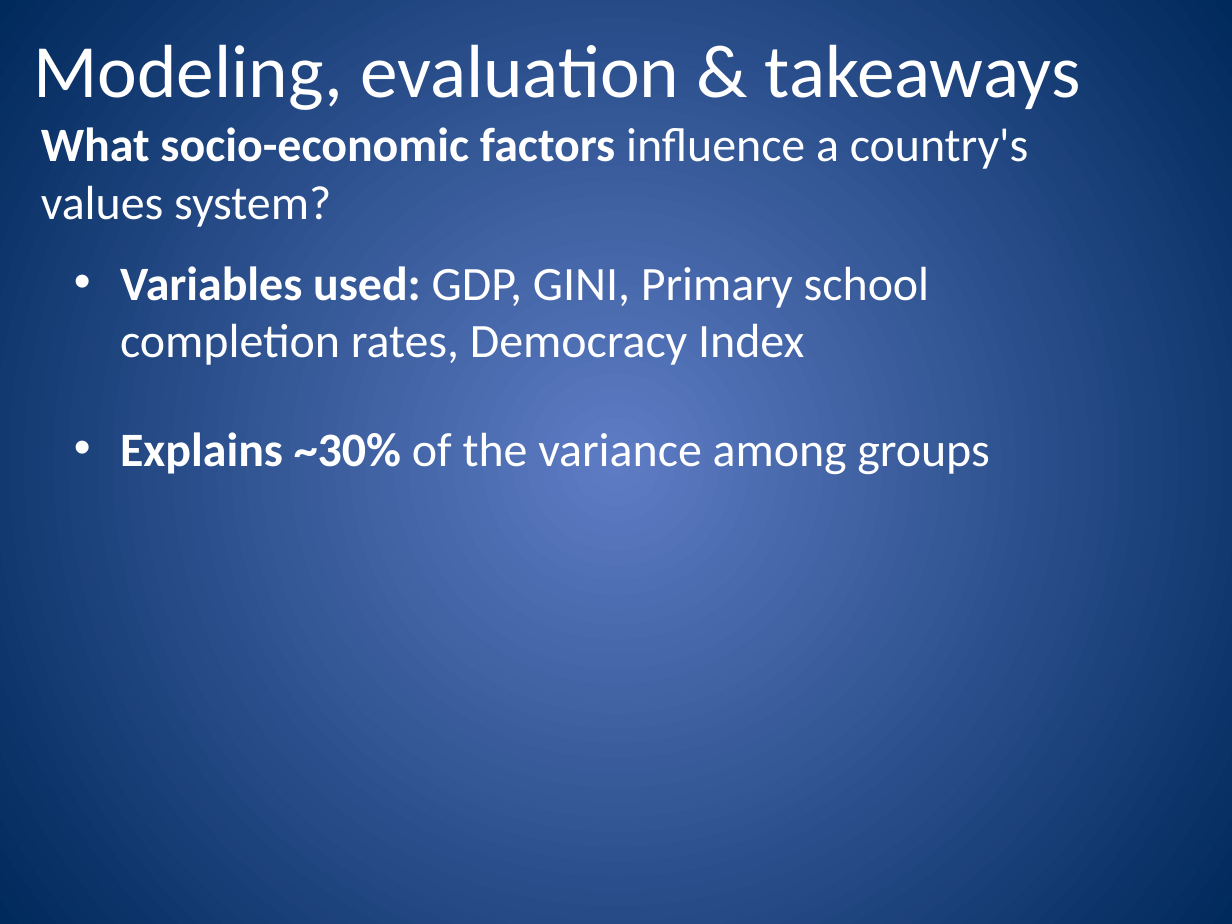
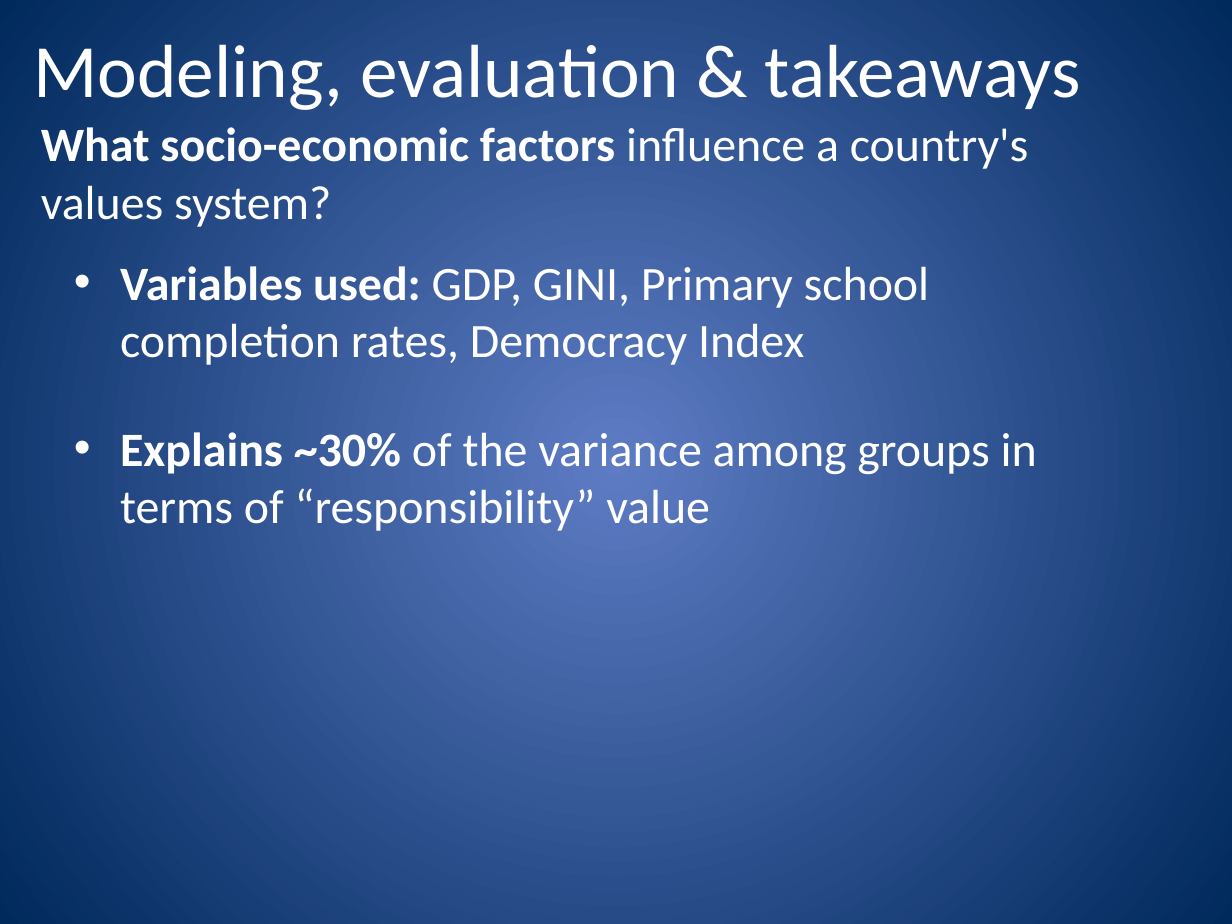
Before and after one commit to viviennehay/DSI-Project-5, a slide deck: slide 7 of presentation/World_Values_Short_v00.1.pptx. Drawn at 1232x924 pixels with LibreOffice and Linux fonts; fonts in the diff are those of the drawing. Boxes give left, top, right and bottom in pixels: in the first picture for what was removed or moved away, otherwise in the second. Text is boxed around its words. In the diff, an @@ line names an element or a change of style, - is before the commit and + after.

```diff
--- a/presentation/World_Values_Short_v00.1.pptx
+++ b/presentation/World_Values_Short_v00.1.pptx
@@ text at [120, 432, 1037, 531]: text changed @@
-• Explains ~30% of the variance among groups
+• Explains ~30% of the variance among groups in terms of “responsibility” value
```
Also in this commit, not shown: 1 other slide changed, 26 other files.
